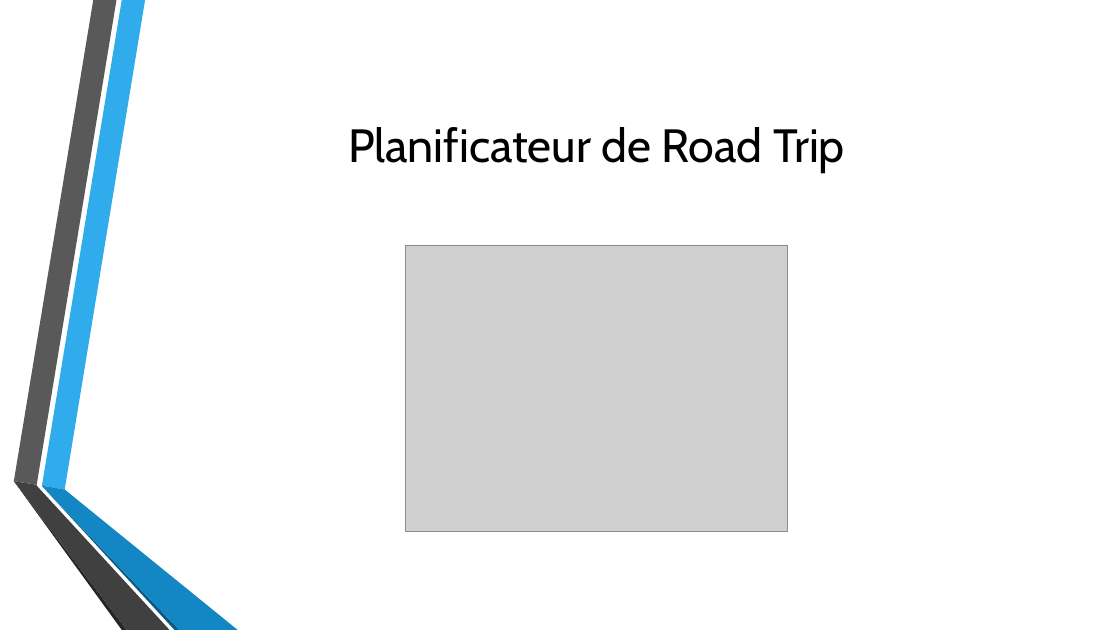
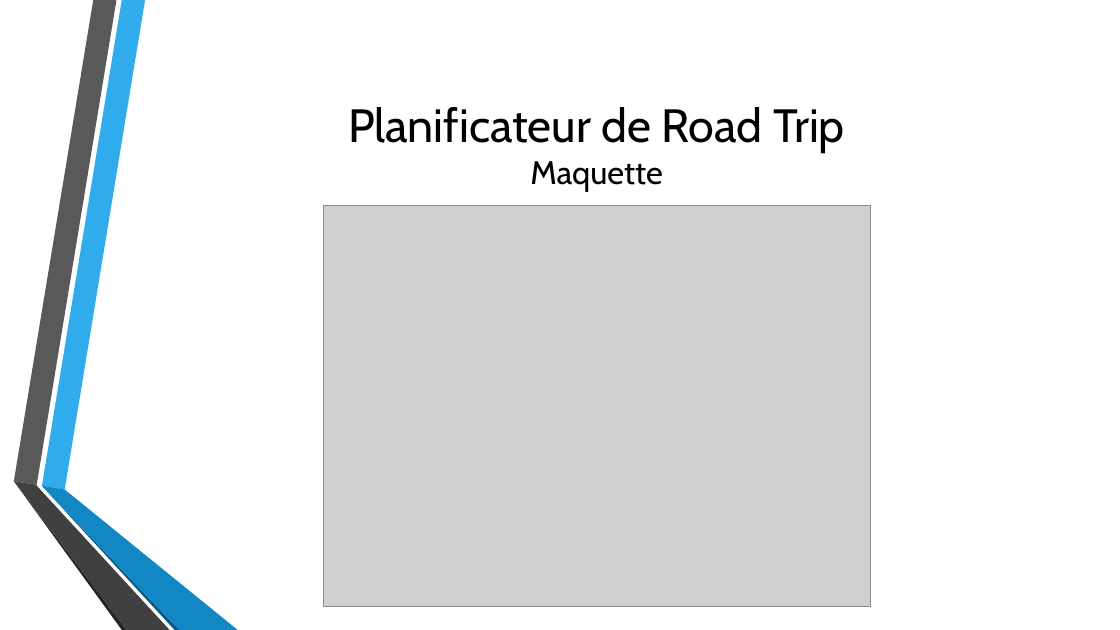
Before and after one commit to HugFournier/8INF345-ProjetWebUQAC, a slide deck: slide 3 of Documentation/Présentation.pptx (slide 2 before the commit). Drawn at 1120x630 pixels with LibreOffice and Linux fonts; fonts in the diff are those of the drawing; grey boxes stand for pictures; background and template pictures are left out. Boxes give left, top, right and bottom in pixels: in the first picture for what was removed or moved away, otherwise in the second. Text is boxed around its words. In the diff, an @@ line names an element or a change of style, - is before the commit and + after.

```diff
--- a/Documentation/Présentation.pptx
+++ b/Documentation/Présentation.pptx
@@ title at (348,107,845,192): text changed @@
-Planificateur de Road Trip
+Planificateur de Road Trip
+Maquette
@@ picture: place and size @@
-picture at (405,245,788,533)
+picture at (323,206,870,607)
```
Also in this commit, not shown: 3 other slides changed, 2 slides added.
